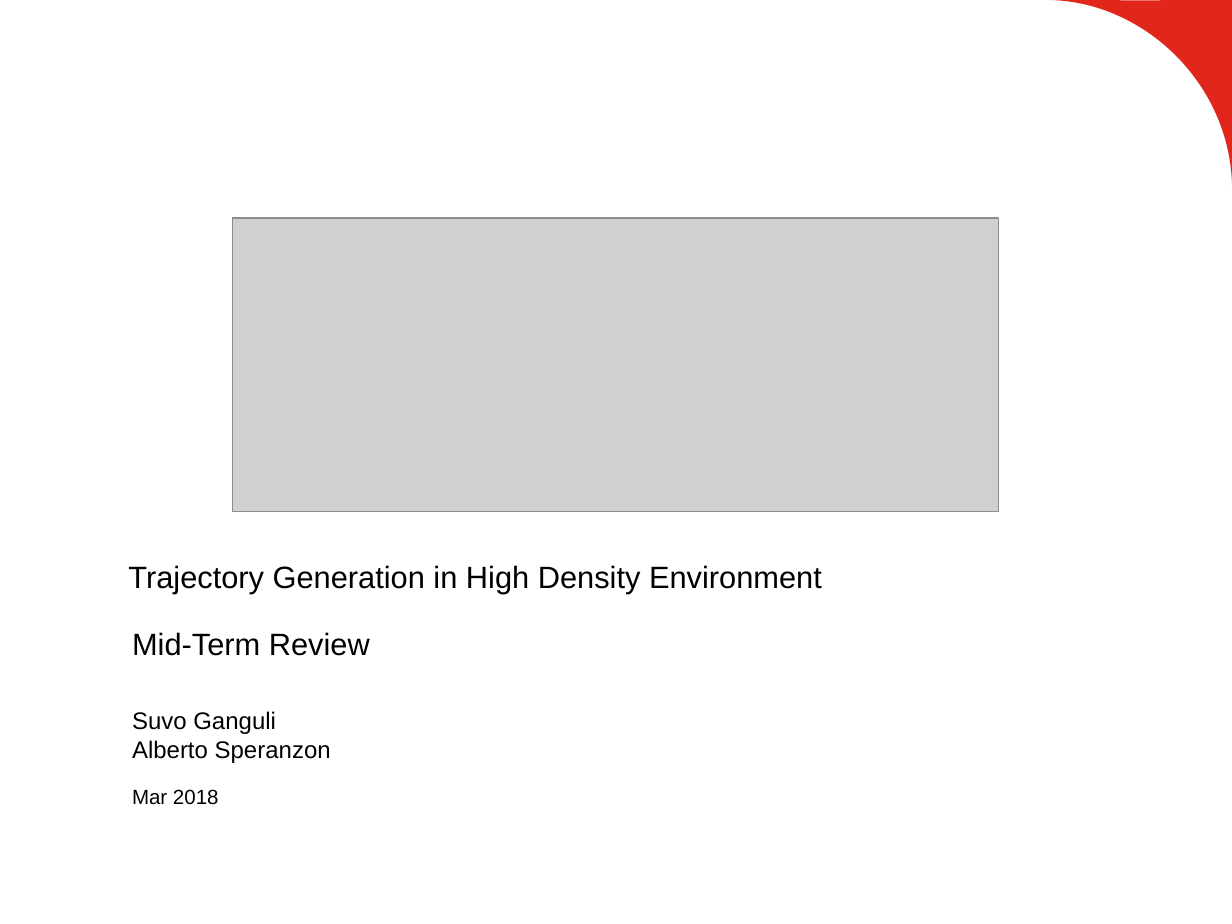
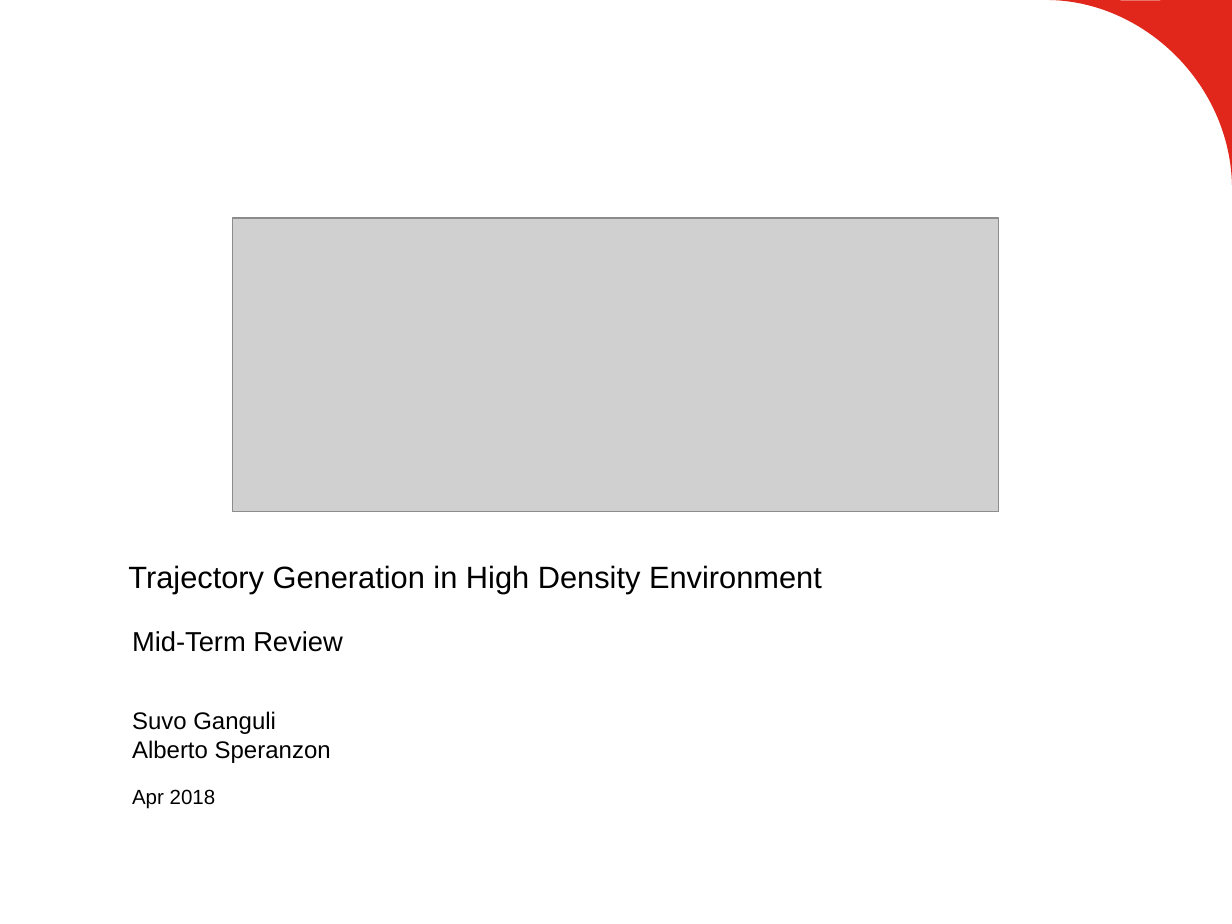
Before and after one commit to suvoganguli/GIG-MPC-Laplacian, a slide deck: slide 1 of 2D Results (mid-term short).pptx. Drawn at 1232x924 pixels with LibreOffice and Linux fonts; fonts in the diff are those of the drawing; grey boxes stand for pictures; background and template pictures are left out. Boxes give left, top, right and bottom in pixels: in the first picture for what was removed or moved away, otherwise in the second. Text is boxed around its words. In the diff, an @@ line names an element or a change of style, - is before the commit and + after.

Commit message:
slides for mid-term review

```diff
--- a/2D Results (mid-term short).pptx
+++ b/2D Results (mid-term short).pptx
@@ text "Mid-Term Review" at bbox=[132, 631, 342, 652]: size 18 to 16 pt @@
@@ text at bbox=[132, 789, 216, 809]: text changed @@
-Mar 2018
+Apr 2018
```
Also in this commit, not shown: 9 other slides changed, 4 slides added.
